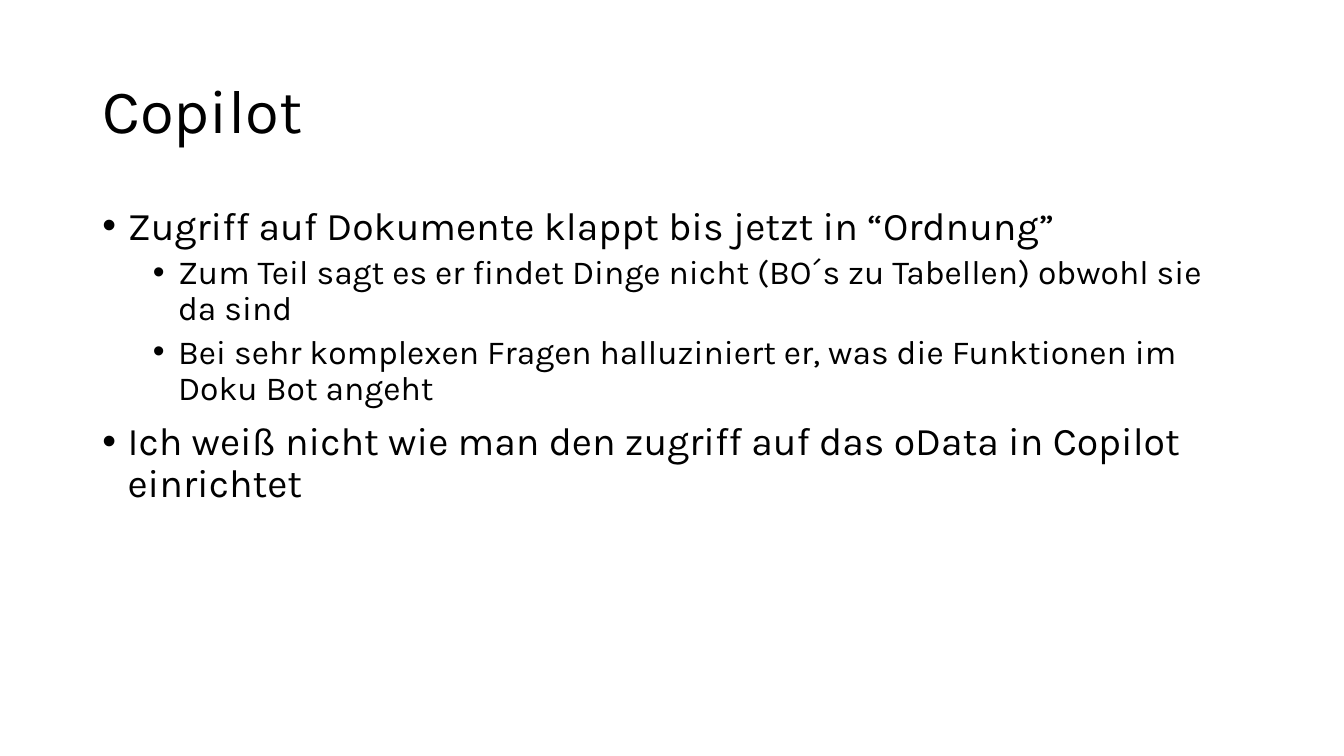
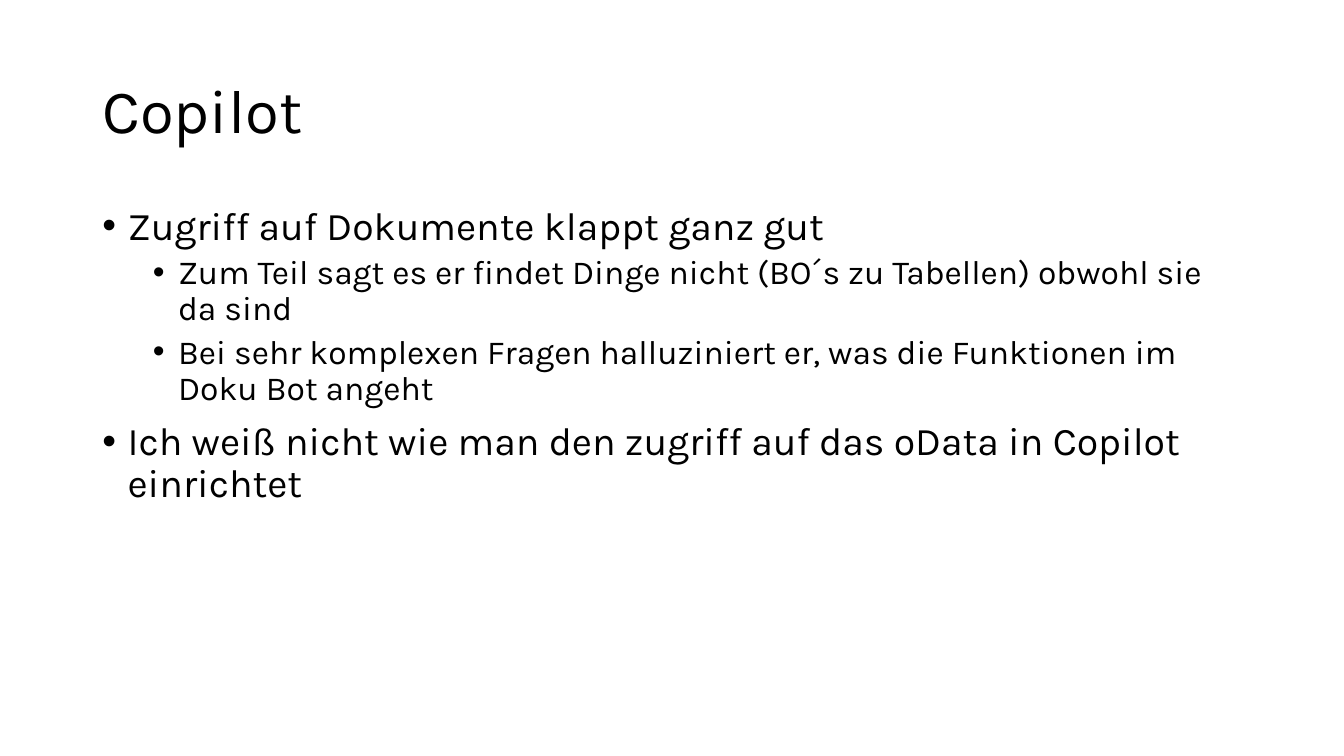
Before and after one commit to gladklo/bachelorThesis, a slide deck: slide 9 of Nico-Silas.pptx (slide 8 before the commit). Drawn at 1344x756 pixels with LibreOffice and Linux fonts; fonts in the diff are those of the drawing. Boxes give left, top, right and bottom in pixels: in the first picture for what was removed or moved away, otherwise in the second. Text is boxed around its words. In the diff, an @@ line names an element or a change of style, - is before the commit and + after.

```diff
--- a/Nico-Silas.pptx
+++ b/Nico-Silas.pptx
@@ text at (x1=128, y1=213, x2=824, y2=250): text changed @@
-• Zugriff auf Dokumente klappt bis jetzt in “Ordnung”
+• Zugriff auf Dokumente klappt ganz gut
```
Also in this commit, not shown: 3 other slides changed, 2 slides added, 1 slide removed, 12 other files.
